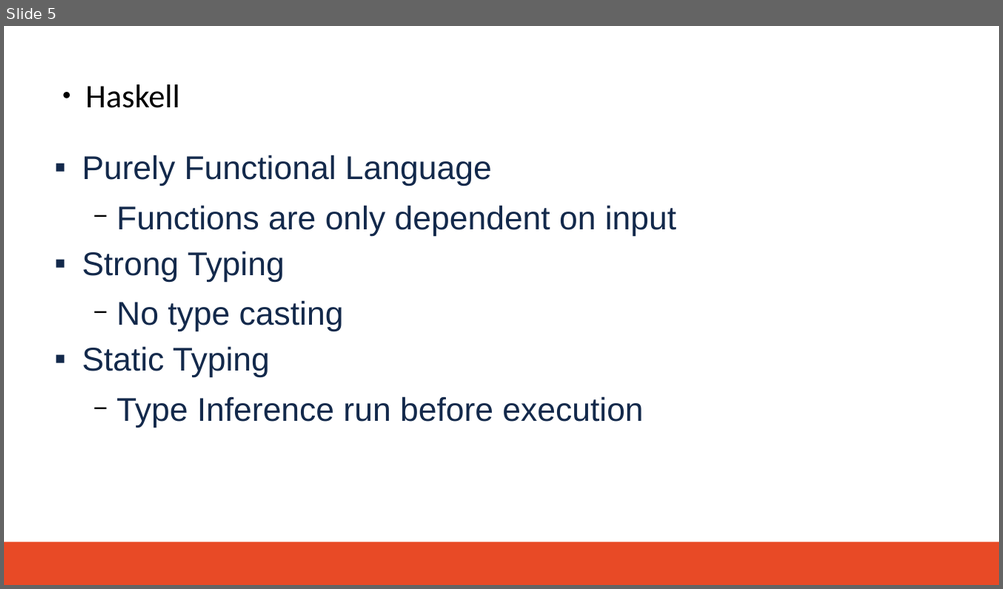
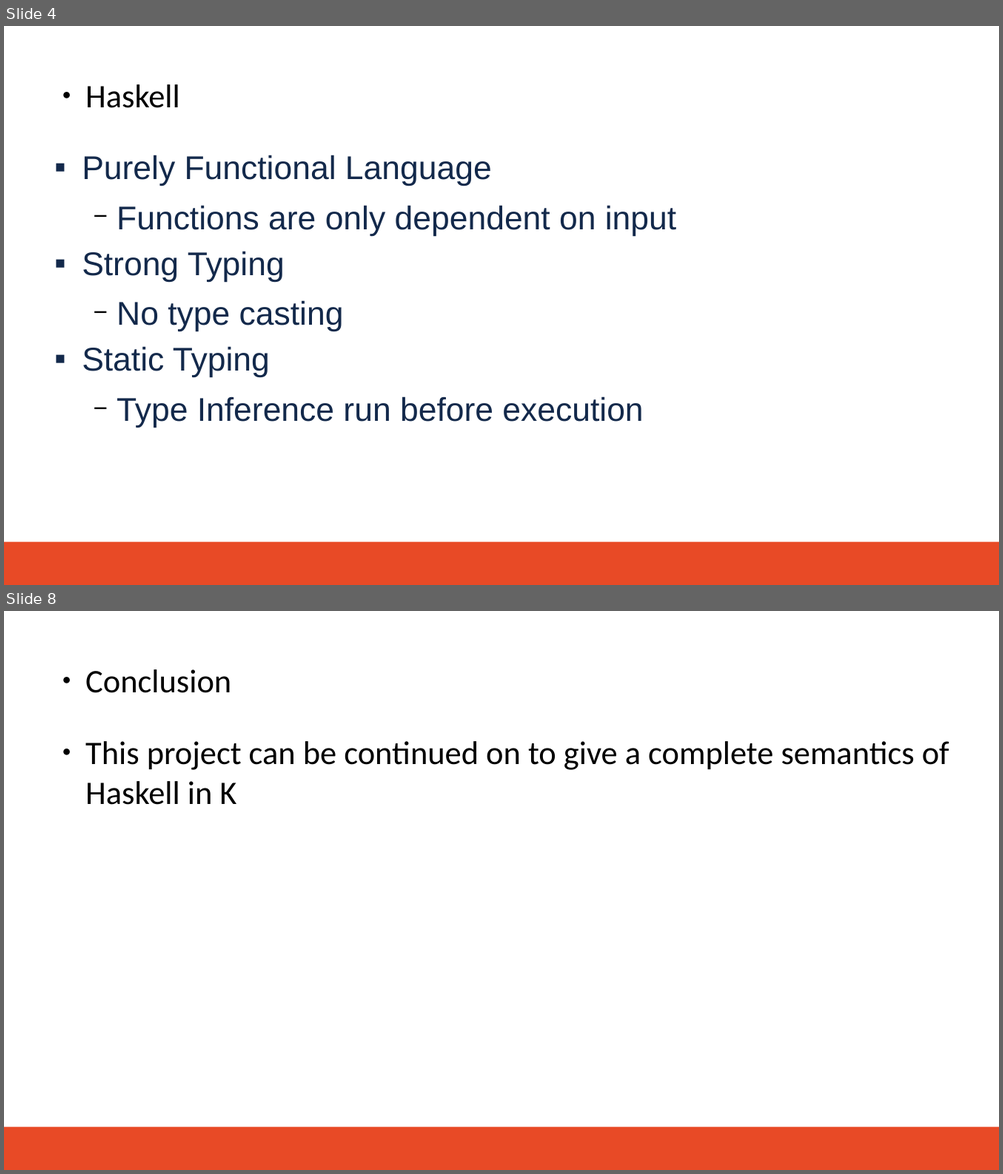
Before and after one commit to brrmorre/SeniorThesis, a slide deck: presentation/presentation.odp. Shown one above the other, each under a label of ours: slide 5 before the commit, slides 4 and 8 after it; the slides between them are not shown. The pictures are 1003x589 and 1003x1174 pixels, drawn with LibreOffice and Linux fonts; fonts in the diff are those of the drawing; background and template pictures are left out. Boxes give left, top, right and bottom in pixels: in the first picture for what was removed or moved away, otherwise in the second. Text is boxed around its words. In the diff, an @@ line names an element or a change of style, - is before the commit and + after.

```diff
--- a/presentation/presentation.odp
+++ b/presentation/presentation.odp
@@ slide 8 added at [4,611,999,1170], background #FFFFFF; not listed: 1 template element that a slide beside it also shows @@
@@ text added at [85,669,231,693], 36 pt, text #000000 @@
+● Conclusion
@@ text added at [85,741,949,805], 36 pt, text #000000 @@
+● This project can be continued on to give a complete semantics of Haskell in K
@@ what was slide 5 is now slide 4 @@
```
Also in this commit, not shown: 3 slides changed, 1 other slide added, 3 slides removed, 7 other files.
